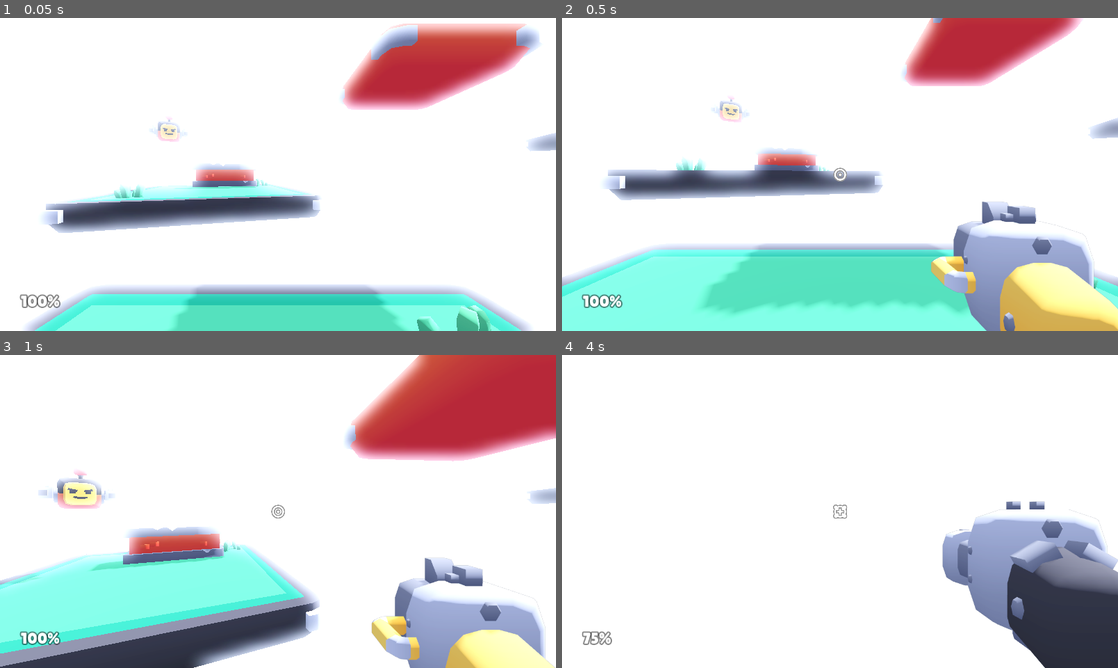
Above: before the commit, frames 1-4 (two rows, left to right).
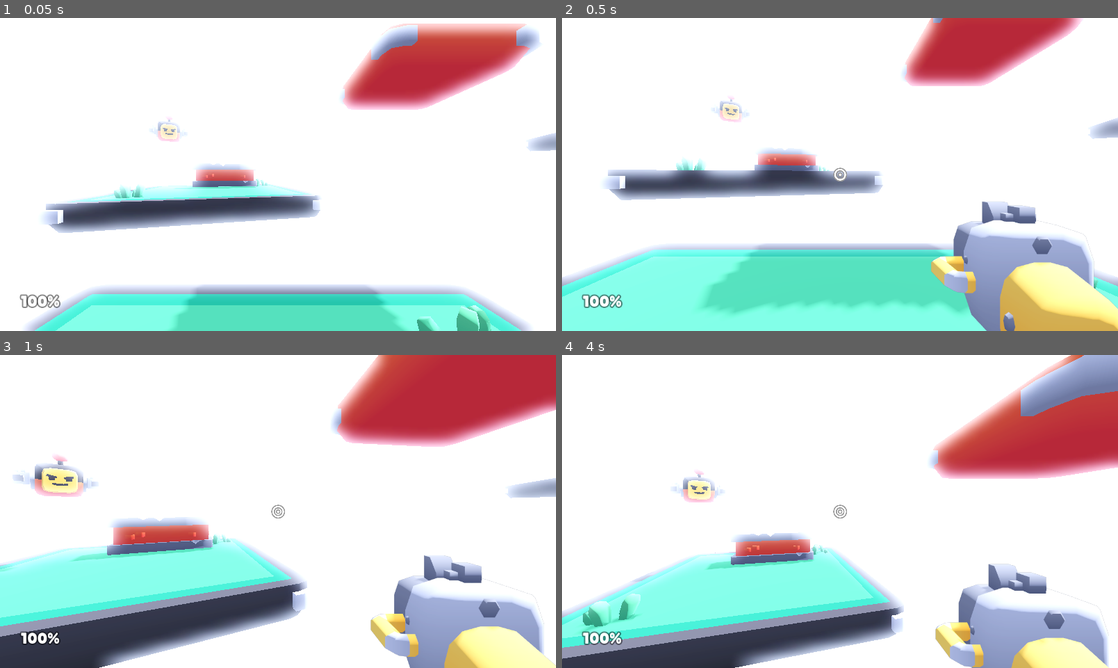
Above: after the commit, the same moments.

Repository: marcospb19/firestone
Game: Godot game, scene res://scenes/main.tscn
Two runs of this game, one before a commit and one after it. Both use one fixed random seed, a clock stepped at 60 frames per second and the inputs below.
Inputs (mouse positions are in pixels of both pictures, inside the frame that each line leads up to):
- Up to frame 1 (0.05 s): no input
- Up to frame 2 (0.5 s): no input
- Up to frame 3 (1 s): move the mouse to (305, 511) at 0.52 s; hold W (move_forward) from 0.53 s (still down); hold Right mouse button (jetpack, bound only after the commit) from 0.53 s (still down); tap Space (jump) at 0.77, 0.8 s
- Up to frame 4 (4 s): keep holding W (move_forward); tap Space (jump) at 1.07, 1.35, 1.52, 1.82, 2.3, 3.02, 3.32, 3.77, 3.8 s; move the mouse to (812, 511) at 1.27 s; release Right mouse button (jetpack, bound only after the commit) at 1.28 s; right-click (812, 511) at 1.55 s; move the mouse to (851, 505) at 2.02 s; click (851, 505) at 2.1 s; move the mouse to (834, 517) at 2.77 s; tap E (weapon_toggle) at 2.85 s; right-click (834, 517) at 3.05 s; move the mouse to (878, 514) at 3.52 s; hold Right mouse button (jetpack, bound only after the commit) from 3.53 s (still down)

Frame 1 is identical in both runs. In frame 2, 0.1% of the frame differs, in the area x 66-100%, y 58-100%; in frame 3, 25%; in frame 4, 42%, in the area x 0-100%, y 0-100%.

Commit message:
add jetpack

Diff:
--- a/objects/player.gd
+++ b/objects/player.gd
@@ -2,7 +2,8 @@
 
 @export_subgroup("Properties")
 @export var movement_speed = 5
-@export var jump_strength = 8
+@export var jump_strength = 4
+@export var jet_strength = 23
 
 @export_subgroup("Weapons")
 @export var weapons: Array[Weapon] = []
@@ -13,7 +14,7 @@
 var mouse_captured := true
 var mouse_input: Vector2
 
-var mouse_sensitivity = 700
+var mouse_sensitivity := 500
 var gamepad_sensitivity := 0.075
 
 var movement_velocity: Vector3
@@ -24,8 +25,7 @@
 
 var previously_floored := false
 
-var jump_single := true
-var jump_double := true
+var jump := true
 
 var container_offset = Vector3(1.2, -1.1, -2.75)
 
@@ -42,7 +42,6 @@
 
 @export var crosshair:TextureRect
 
-# Functions
 func _ready():
 	Input.mouse_mode = Input.MOUSE_MODE_CAPTURED
 
@@ -52,7 +51,9 @@
 func _physics_process(delta):
 	# Handle functions
 	handle_controls(delta)
-	handle_gravity(delta)
+
+	# apply gravity
+	gravity += 20 * delta
 
 	# Movement
 	var applied_velocity: Vector3
@@ -63,7 +64,7 @@
 	applied_velocity.y = -gravity
 
 	velocity = applied_velocity
-	move_and_slide()
+	self.move_and_slide()
 
 	# Rotation
 	camera.rotation.z = -mouse_input.x * 25 * delta
@@ -76,24 +77,23 @@
 	# Movement sound
 	sound_footsteps.stream_paused = true
 
-	if is_on_floor():
+	if self.is_on_floor():
 		if abs(velocity.x) > 1 or abs(velocity.z) > 1:
 			sound_footsteps.stream_paused = false
 
-	# Landing after jump or falling
+	 #Landing after jump or falling
 	camera.position.y = lerp(camera.position.y, 0.0, delta * 5)
 
-	if is_on_floor() and gravity > 1 and !previously_floored: # Landed
+	if self.is_on_floor() and gravity > 1 and !previously_floored: # Landed
 		Audio.play("sounds/land.ogg")
 		camera.position.y = -0.1
 
-	previously_floored = is_on_floor()
+	previously_floored = self.is_on_floor()
 
 	# Falling/respawning
 	if position.y < -10:
-		get_tree().reload_current_scene()
-
-# Mouse movement
+		self.get_tree().reload_current_scene()
+
 func _input(event):
 	if event is InputEventMouseMotion and mouse_captured:
 		mouse_input = event.relative / mouse_sensitivity
@@ -101,7 +101,7 @@
 		rotation_target.y -= event.relative.x / mouse_sensitivity
 		rotation_target.x -= event.relative.y / mouse_sensitivity
 
-func handle_controls(_delta):
+func handle_controls(delta: float):
 	# Mouse capture
 	if Input.is_action_just_pressed("mouse_capture"):
 		Input.mouse_mode = Input.MOUSE_MODE_CAPTURED
@@ -124,40 +124,27 @@
 	rotation_target -= Vector3(-rotation_input.y, -rotation_input.x, 0).limit_length(1.0) * gamepad_sensitivity
 	rotation_target.x = clamp(rotation_target.x, deg_to_rad(-90), deg_to_rad(90))
 
-	# Shooting
 	action_shoot()
+	action_jet(delta)
 
 	# Jumping
 	if Input.is_action_just_pressed("jump"):
-		if jump_single or jump_double:
+		if jump:
 			Audio.play(["sounds/jump_a.ogg", "sounds/jump_b.ogg", "sounds/jump_c.ogg"])
-
-		if jump_double:
 			gravity = -jump_strength
-			jump_double = false
-
-		if jump_single:
-			action_jump()
+			jump = false
+
+	if gravity > 0 and self.is_on_floor():
+		jump = true
+		gravity = 0
 
 	# Weapon switching
 	action_weapon_toggle()
 
-# Handle gravity
-func handle_gravity(delta):
-	gravity += 20 * delta
-
-	if gravity > 0 and is_on_floor():
-		jump_single = true
-		gravity = 0
-
-# Jumping
-func action_jump():
-	gravity = -jump_strength
-
-	jump_single = false;
-	jump_double = true;
-
-# Shooting
+func action_jet(delta: float):
+	if Input.is_action_pressed("jetpack"):
+		gravity -= jet_strength * delta
+
 func action_shoot():
 	if Input.is_action_pressed("shoot") and blaster_cooldown.is_stopped():
 		Audio.play(weapon.sound_shoot)
@@ -197,7 +184,7 @@
 
 			impact_instance.play("shot")
 
-			get_tree().root.add_child(impact_instance)
+			self.get_tree().root.add_child(impact_instance)
 
 			impact_instance.position = raycast.get_collision_point() + (raycast.get_collision_normal() / 10)
 			impact_instance.look_at(camera.global_transform.origin, Vector3.UP, true)
--- a/project.godot
+++ b/project.godot
@@ -112,6 +112,11 @@
 , Object(InputEventJoypadButton,"resource_local_to_scene":false,"resource_name":"","device":-1,"button_index":10,"pressure":0.0,"pressed":true,"script":null)
 ]
 }
+jetpack={
+"deadzone": 0.5,
+"events": [Object(InputEventMouseButton,"resource_local_to_scene":false,"resource_name":"","device":-1,"window_id":0,"alt_pressed":false,"shift_pressed":false,"ctrl_pressed":false,"meta_pressed":false,"button_mask":0,"position":Vector2(0, 0),"global_position":Vector2(0, 0),"factor":1.0,"button_index":2,"canceled":false,"pressed":false,"double_click":false,"script":null)
+]
+}
 
 [physics]
 
